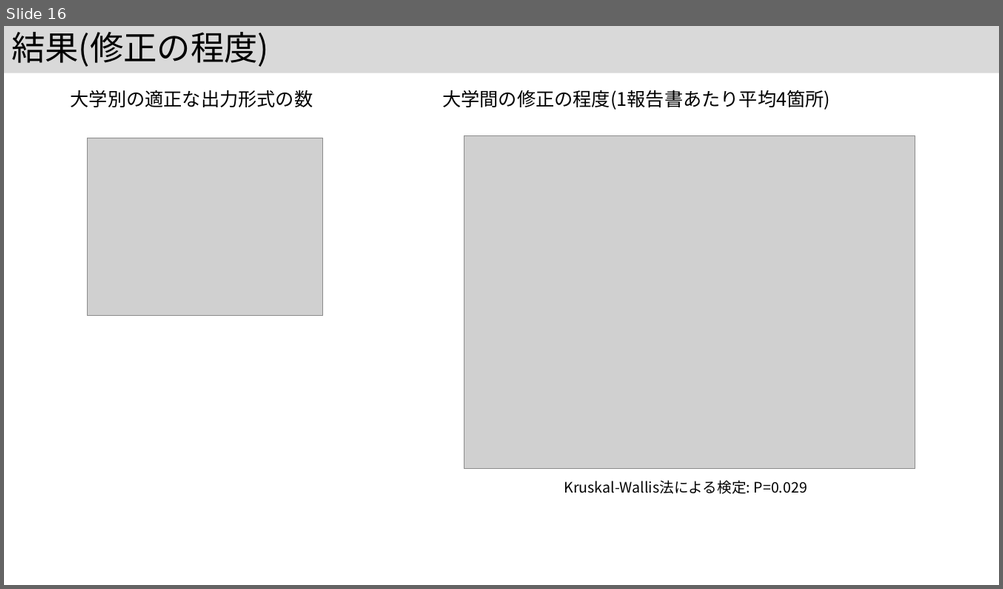
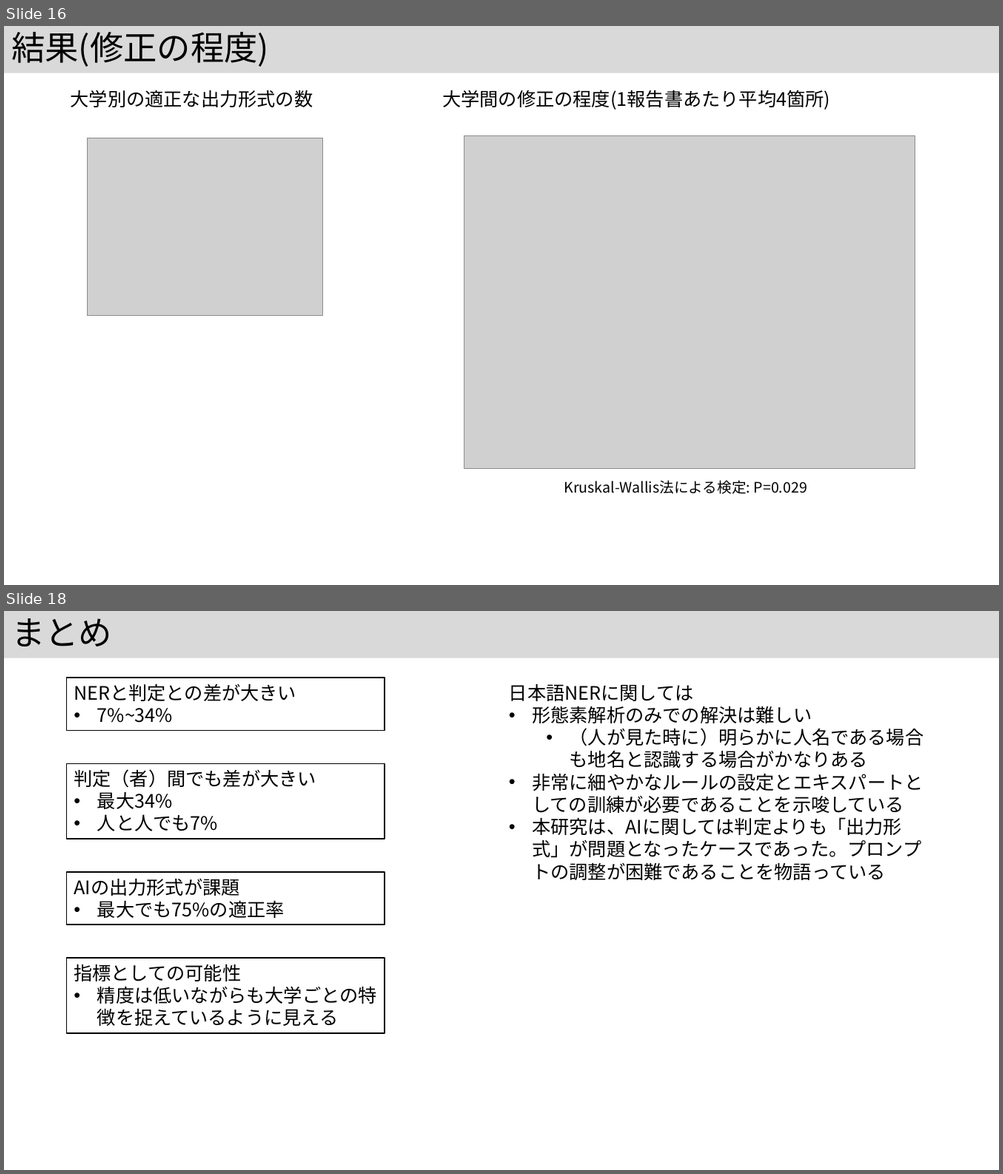
Before and after one commit to kouamano/nihongo-region-name-extract, a slide deck: jsik2026taikai.pptx. Shown one above the other, each under a label of ours: slide 16 before the commit, slides 16 and 18 after it; the slides between them are not shown. The pictures are 1003x589 and 1003x1174 pixels, drawn with LibreOffice and Linux fonts; fonts in the diff are those of the drawing; grey boxes stand for pictures. Boxes give left, top, right and bottom in pixels: in the first picture for what was removed or moved away, otherwise in the second. Text is boxed around its words. In the diff, an @@ line names an element or a change of style, - is before the commit and + after.

```diff
--- a/jsik2026taikai.pptx
+++ b/jsik2026taikai.pptx
@@ slide 18 added at <box>4,611,999,1170</box>, background #FFFFFF @@
@@ title added at <box>4,611,999,658</box>, fill #D9D9D9, 32.4 pt, text #000000 @@
+まとめ
@@ rectangle added at <box>67,678,384,730</box>, outline #000000 1 pt, 18 pt, text #000000 @@
+NERと判定との差が大きい
+• 7%~34%
@@ text added at <box>509,684,924,880</box>, 18 pt, text #000000 @@
+日本語NERに関しては
+• 形態素解析のみでの解決は難しい
+  • （人が見た時に）明らかに人名である場合も地名と認識する場合がかなりある
+• 非常に細やかなルールの設定とエキスパートとしての訓練が必要であることを示唆している
+• 本研究は、AIに関しては判定よりも「出力形式」が問題となったケースであった。プロンプトの調整が困難であることを物語っている
@@ rectangle added at <box>67,764,384,840</box>, outline #000000 1 pt, 18 pt, text #000000 @@
+判定（者）間でも差が大きい
+• 最大34%
+• 人と人でも7%
@@ rectangle added at <box>67,872,384,925</box>, outline #000000 1 pt, 18 pt, text #000000 @@
+AIの出力形式が課題
+• 最大でも75%の適正率
@@ rectangle added at <box>67,958,384,1034</box>, outline #000000 1 pt, 18 pt, text #000000 @@
+指標としての可能性
+• 精度は低いながらも大学ごとの特徴を捉えているように見える
```
Also in this commit, not shown: 8 slides changed.
